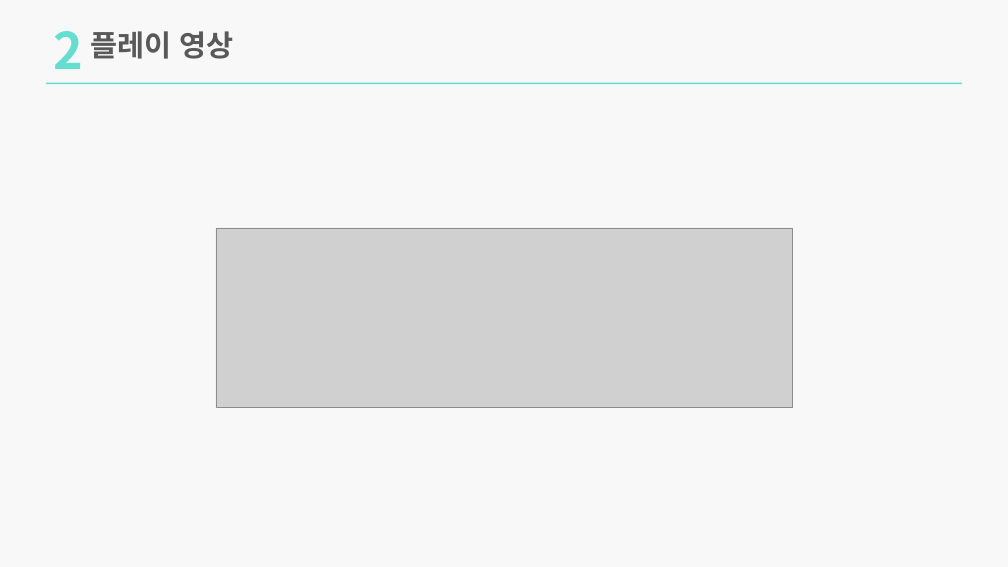
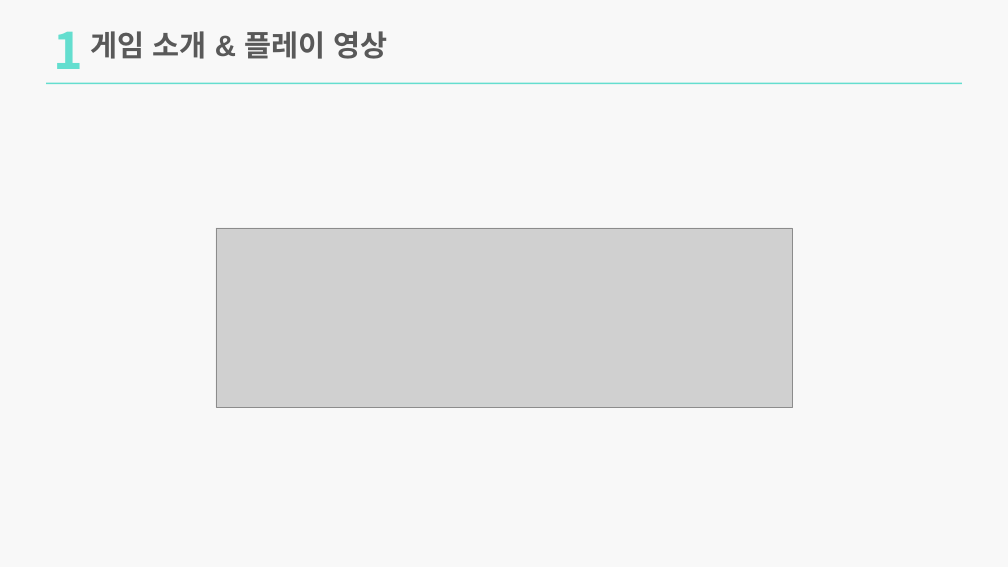
Before and after one commit to lim7635/MatchCard, a slide deck: slide 5 of MatchCard.pptx (slide 4 before the commit). Drawn at 1008x567 pixels with LibreOffice and Linux fonts; fonts in the diff are those of the drawing; grey boxes stand for pictures. Boxes give left, top, right and bottom in pixels: in the first picture for what was removed or moved away, otherwise in the second. Text is boxed around its words. In the diff, an @@ line names an element or a change of style, - is before the commit and + after.

```diff
--- a/MatchCard.pptx
+++ b/MatchCard.pptx
@@ text at [54,31,84,69]: text changed @@
-2
+1
@@ text at [90,31,387,59]: text changed @@
-플레이 영상
+게임 소개 & 플레이 영상
```
Also in this commit, not shown: 7 other slides changed, 11 slides added, 6 slides removed, 8 other files.
